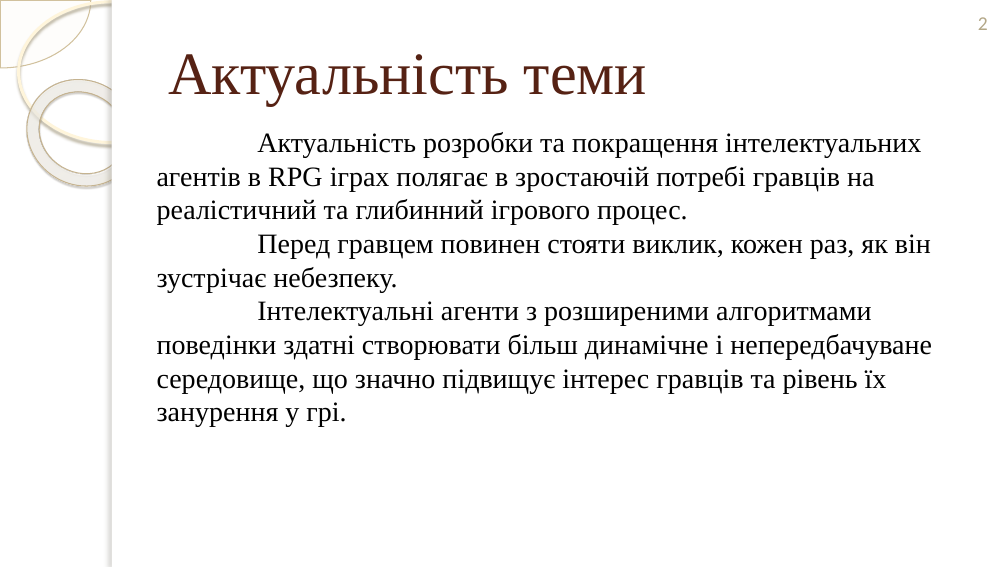
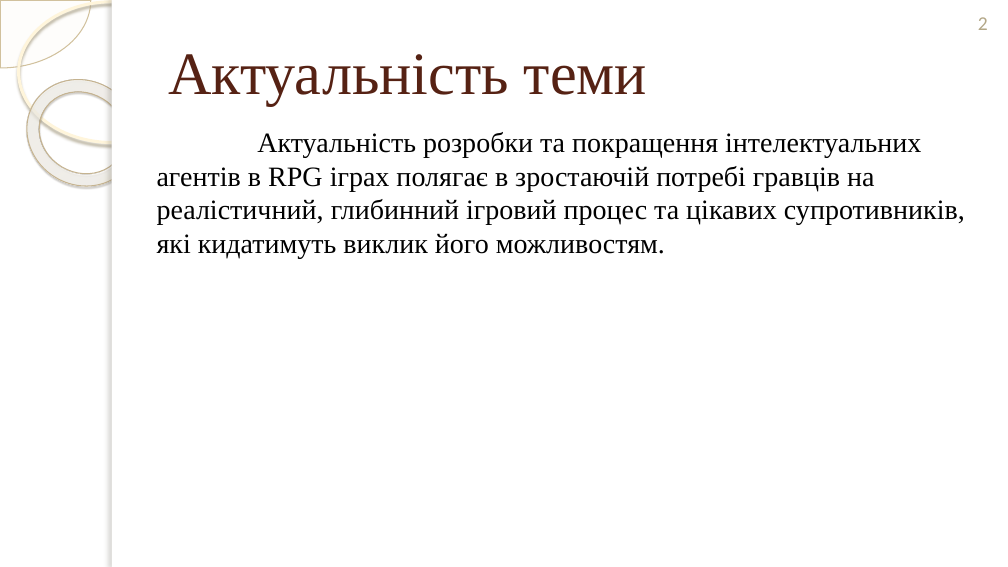
Before and after one commit to mcmcmax437/3D-RPG-Diploma-Thesis, a slide deck: slide 2 of Documents/Презентація/Презентація_Терешкович_ІТ-02_Захист.pptx. Drawn at 1008x567 pixels with LibreOffice and Linux fonts; fonts in the diff are those of the drawing; background and template pictures are left out. Boxes give left, top, right and bottom in pixels: in the first picture for what was removed or moved away, otherwise in the second. Text is boxed around its words. In the diff, an @@ line names an element or a change of style, - is before the commit and + after.

```diff
--- a/Documents/Презентація/Презентація_Терешкович_ІТ-02_Захист.pptx
+++ b/Documents/Презентація/Презентація_Терешкович_ІТ-02_Захист.pptx
@@ text at (157, 132, 965, 259): text changed @@
-Актуальність розробки та покращення інтелектуальних агентів в RPG іграх полягає в зростаючій потребі гравців на реалістичний та глибинний ігрового процес.
-Перед гравцем повинен стояти виклик, кожен раз, як він зустрічає небезпеку.
-Інтелектуальні агенти з розширеними алгоритмами поведінки здатні створювати більш динамічне і непередбачуване середовище, що значно підвищує інтерес гравців та рівень їх занурення у грі.
+Актуальність розробки та покращення інтелектуальних агентів в RPG іграх полягає в зростаючій потребі гравців на реалістичний, глибинний ігровий процес та цікавих супротивників, які кидатимуть виклик його можливостям.
```
Also in this commit, not shown: 6 other slides changed, 1 slide added, 5 slides removed, 22 other files.
